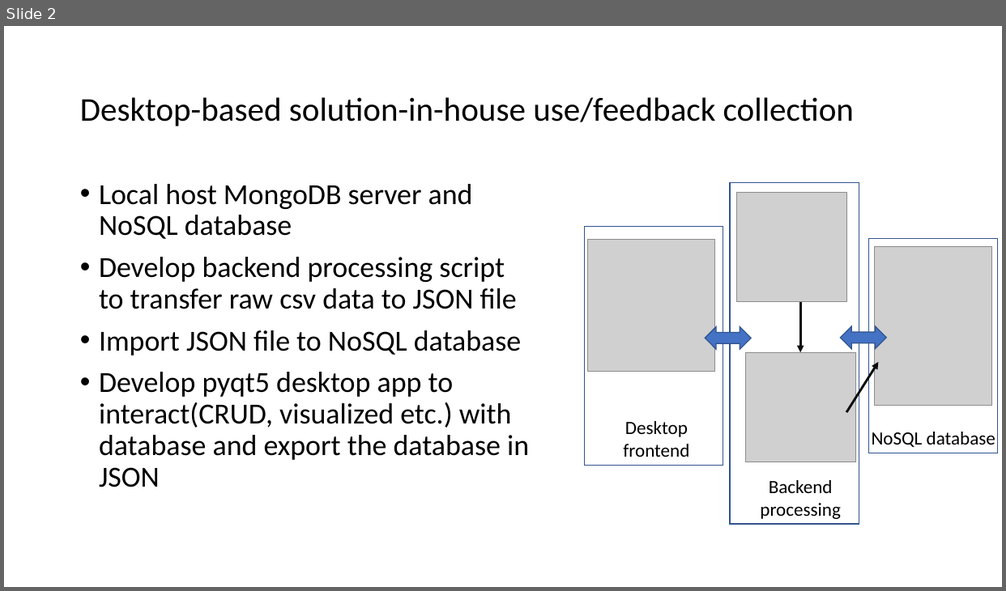
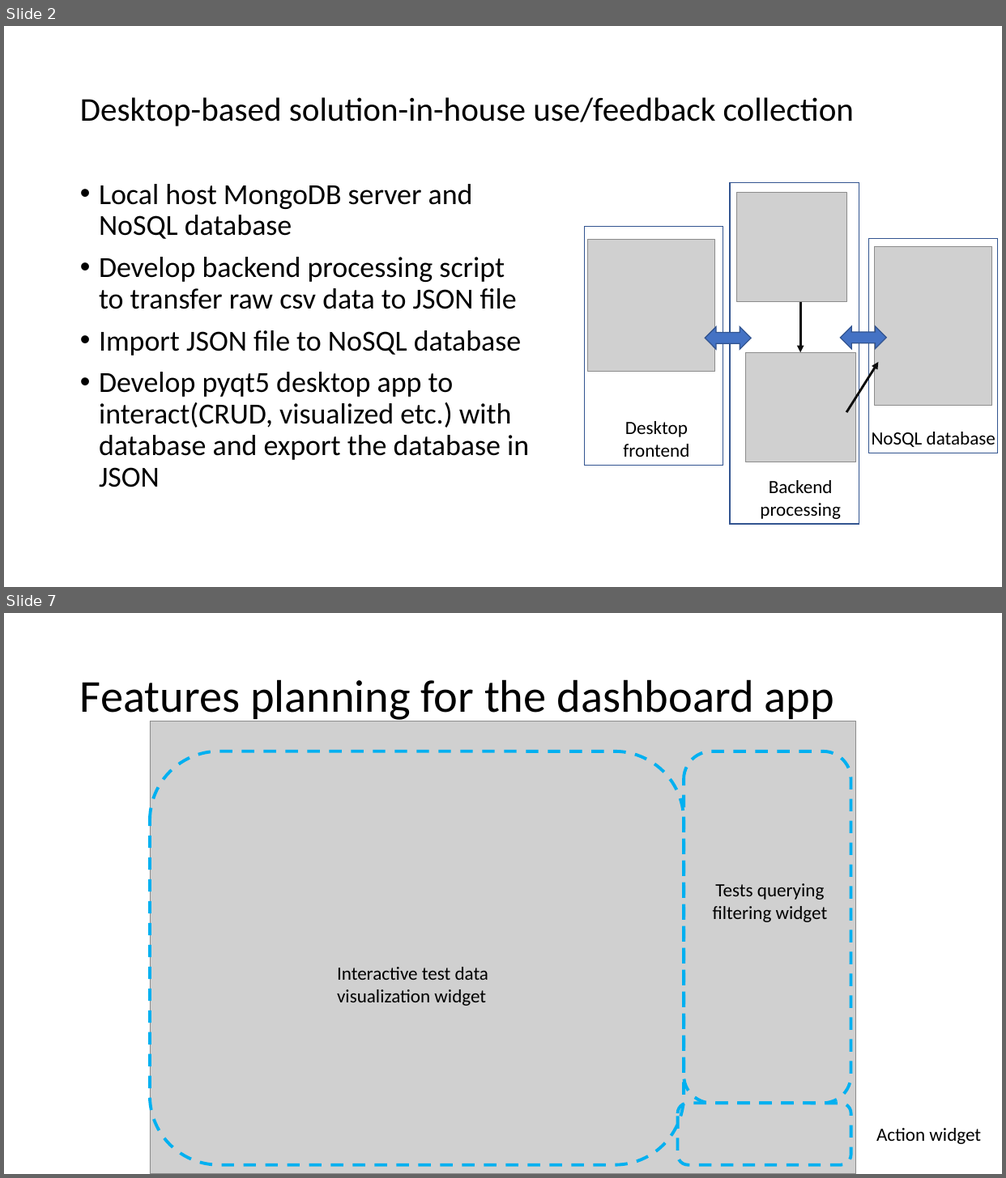
Before and after one commit to acefgin/thy-dataDashboard, a slide deck: Migrate to database step-by-step.pptx. Shown one above the other, each under a label of ours: slide 2 before the commit, slides 2 and 7 after it; the slides between them are not shown. The pictures are 1006x591 and 1006x1178 pixels, drawn with LibreOffice and Linux fonts; fonts in the diff are those of the drawing; grey boxes stand for pictures. Boxes give left, top, right and bottom in pixels: in the first picture for what was removed or moved away, otherwise in the second. Text is boxed around its words. In the diff, an @@ line names an element or a change of style, - is before the commit and + after.

```diff
--- a/Migrate to database step-by-step.pptx
+++ b/Migrate to database step-by-step.pptx
@@ slide 7 added at [4, 613, 1002, 1174], background #FFFFFF @@
@@ title added at [80, 679, 834, 722], 44 pt, text #000000 @@
+Features planning for the dashboard app
@@ picture added at [150, 721, 857, 1174] @@
@@ rounded rectangle added at [150, 752, 684, 1165], outline #00B0F0 3 pt dashed @@
@@ rounded rectangle added at [684, 752, 850, 1103], outline #00B0F0 3 pt dashed @@
@@ text added at [713, 884, 828, 922], 18 pt, text #000000 @@
+Tests querying
+filtering widget
@@ text added at [337, 967, 488, 1006], 18 pt, text #000000 @@
+Interactive test data visualization widget
@@ rounded rectangle added at [678, 1103, 851, 1165], outline #00B0F0 3 pt dashed @@
@@ text added at [876, 1128, 981, 1144], 18 pt, text #000000 @@
+Action widget
```
Also in this commit, not shown: 4 slides changed, 1 other slide added, 14 other files.
